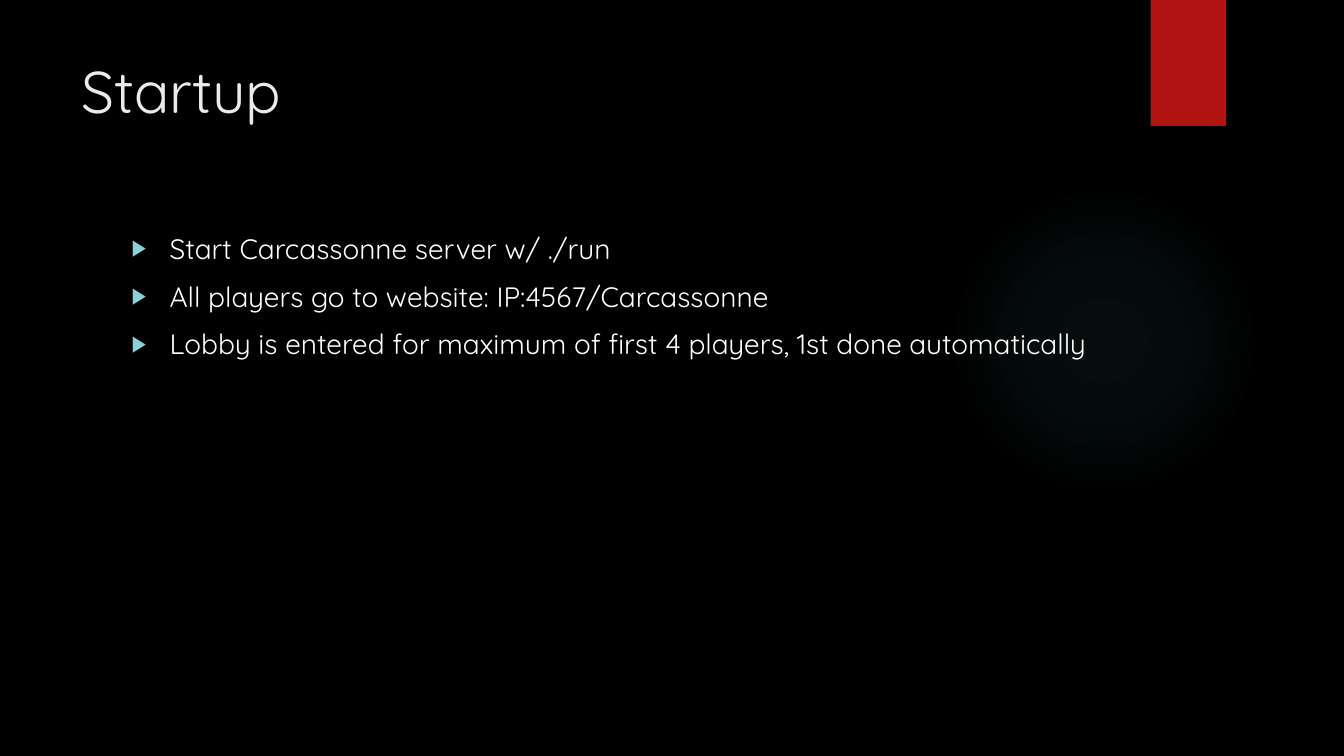
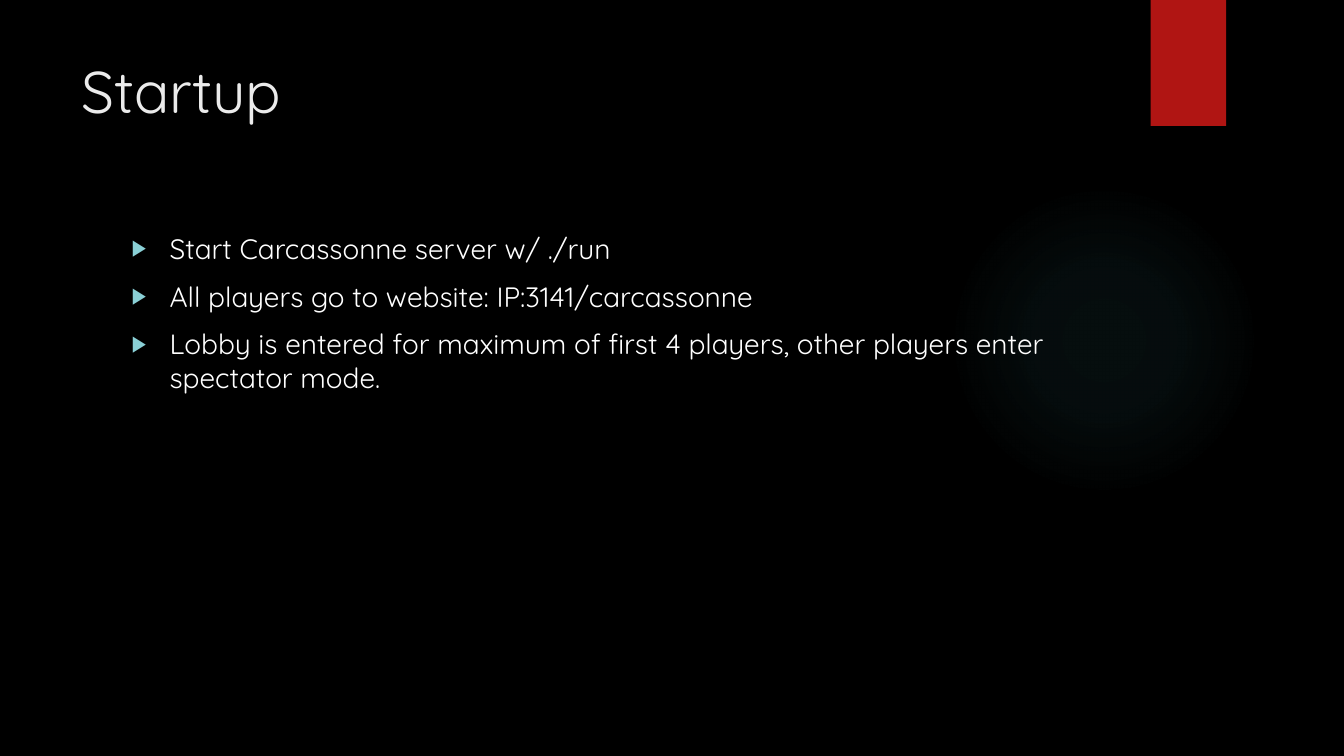
Before and after one commit to istewart/carcassonne, a slide deck: slide 4 of Design Document.pptx. Drawn at 1344x756 pixels with LibreOffice and Linux fonts; fonts in the diff are those of the drawing; background and template pictures are left out. Boxes give left, top, right and bottom in pixels: in the first picture for what was removed or moved away, otherwise in the second. Text is boxed around its words. In the diff, an @@ line names an element or a change of style, - is before the commit and + after.

```diff
--- a/Design Document.pptx
+++ b/Design Document.pptx
@@ text at bbox=[170, 284, 1044, 394]: text changed @@
-▶ All players go to website: IP:4567/Carcassonne
-▶ Lobby is entered for maximum of first 4 players, 1st done automatically
+▶ All players go to website: IP:3141/carcassonne
+▶ Lobby is entered for maximum of first 4 players, other players enter spectator mode.
```
Also in this commit, not shown: 5 other slides changed.
